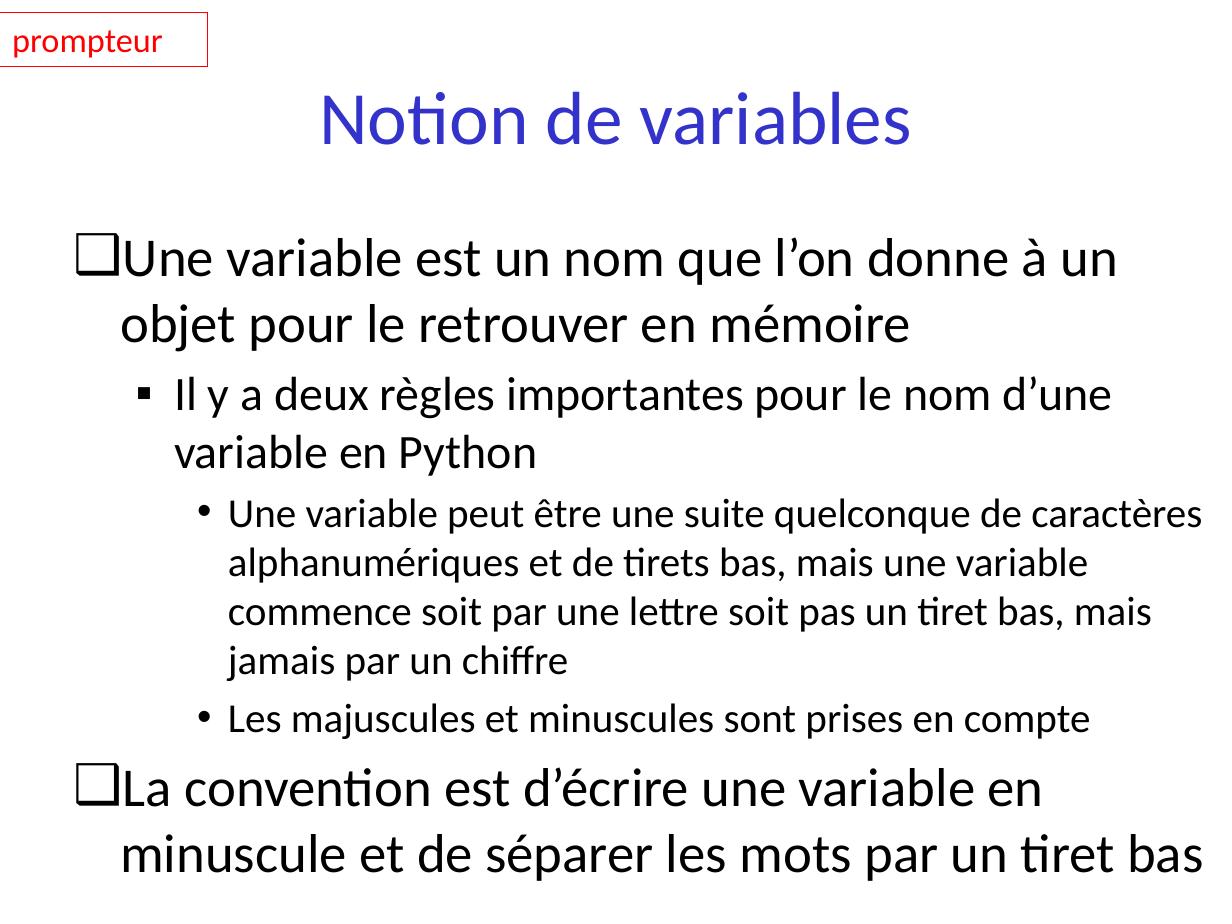
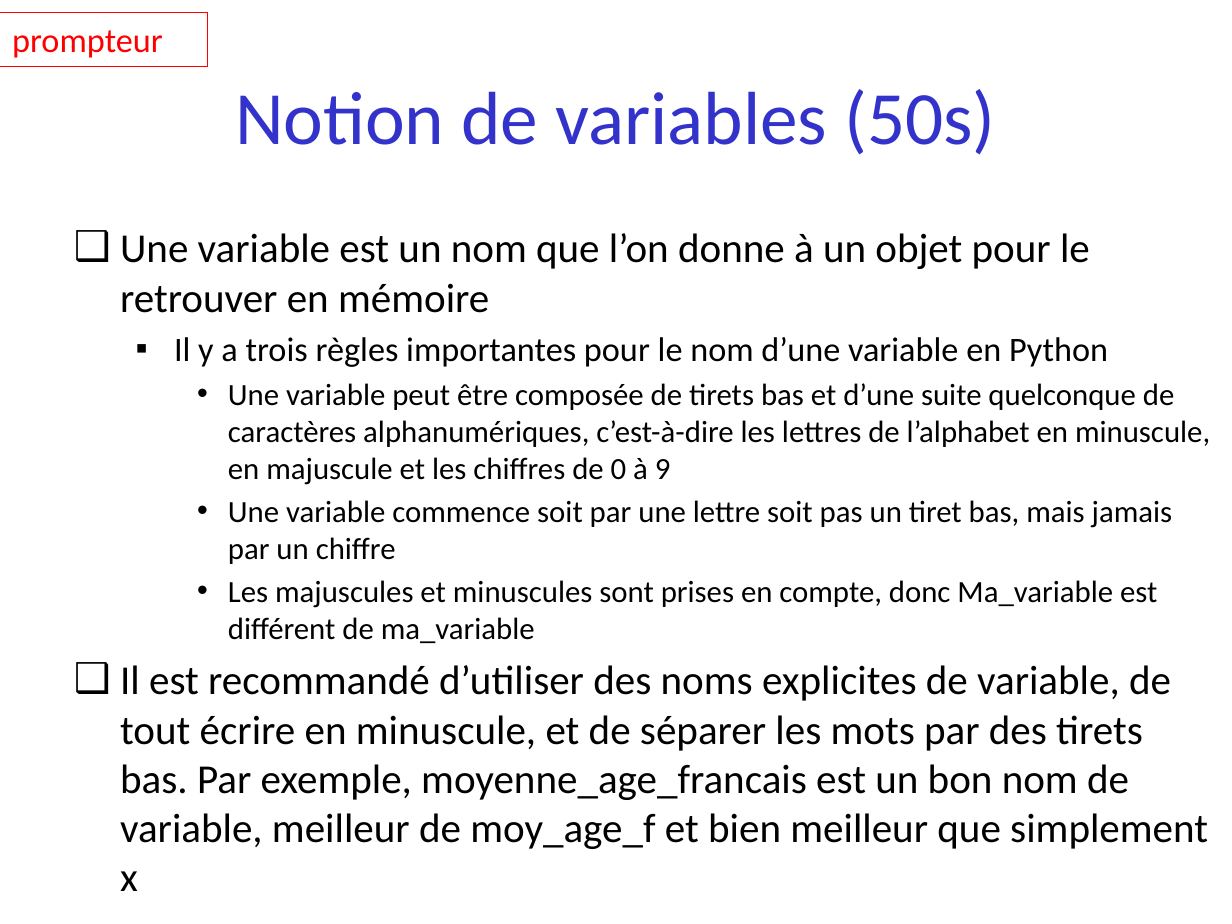
Before and after one commit to parmentelat/flotpython-archive, a slide deck: slide 9 of semaine2/semaine2-0.pptx (slide 5 before the commit). Drawn at 1232x924 pixels with LibreOffice and Linux fonts; fonts in the diff are those of the drawing. Boxes give left, top, right and bottom in pixels: in the first picture for what was removed or moved away, otherwise in the second. Text is boxed around its words. In the diff, an @@ line names an element or a change of style, - is before the commit and + after.

Commit message:
creation semaine 0bis pour l'introduction des notions de base nécessaire à l'écriture de petits programmes
semaine 0 : DONE
semaine 0bis : en cours

```diff
--- a/semaine2/semaine2-0.pptx
+++ b/semaine2/semaine2-0.pptx
@@ title at (235,89,995,155): text changed @@
-Notion de variables
+Notion de variables (50s)
@@ text at (120,233,1090,313): size 32 to 24 pt in "Une variable est un nom que l’on ..."; less space between paragraphs @@
@@ text at (120,337,1210,849): text changed; size 24 to 18 pt @@
-  ▪ Il y a deux règles importantes pour le nom d’une variable en Python
-    • Une variable peut être une suite quelconque de caractères alphanumériques et de tirets bas, mais une variable commence soit par une lettre soit pas un tiret bas, mais jamais par un chiffre
-    • Les majuscules et minuscules sont prises en compte
-❑ La convention est d’écrire une variable en minuscule et de séparer les mots par un tiret bas
+  ▪ Il y a trois règles importantes pour le nom d’une variable en Python
+    • Une variable peut être composée de tirets bas et d’une suite quelconque de caractères alphanumériques, c’est-à-dire les lettres de l’alphabet en minuscule, en majuscule et les chiffres de 0 à 9
+    • Une variable commence soit par une lettre soit pas un tiret bas, mais jamais par un chiffre
+    • Les majuscules et minuscules sont prises en compte, donc Ma_variable est différent de ma_variable
+❑ Il est recommandé d’utiliser des noms explicites de variable, de tout écrire en minuscule, et de séparer les mots par des tirets bas. Par exemple, moyenne_age_francais est un bon nom de variable, meilleur de moy_age_f et bien meilleur que simplement x
```
Also in this commit, not shown: 6 other slides changed, 5 slides added, 1 slide removed, 3 other files.
